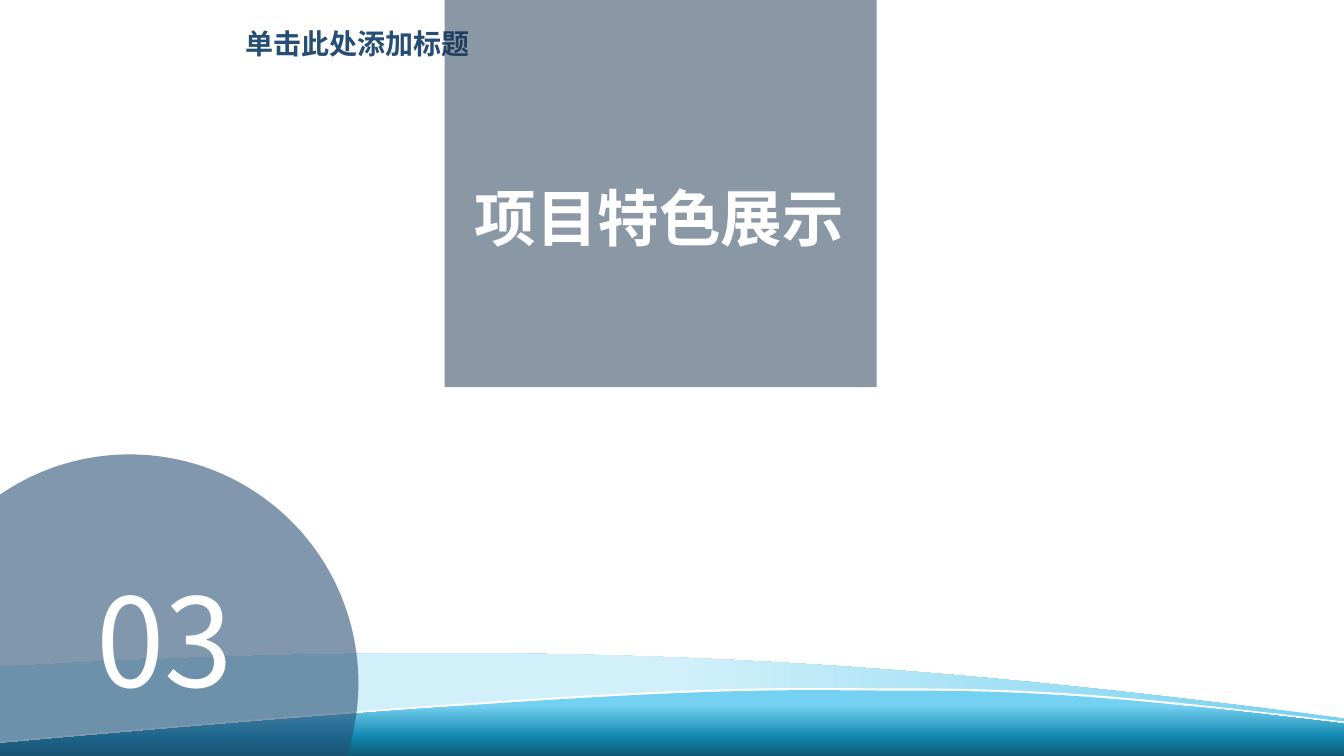
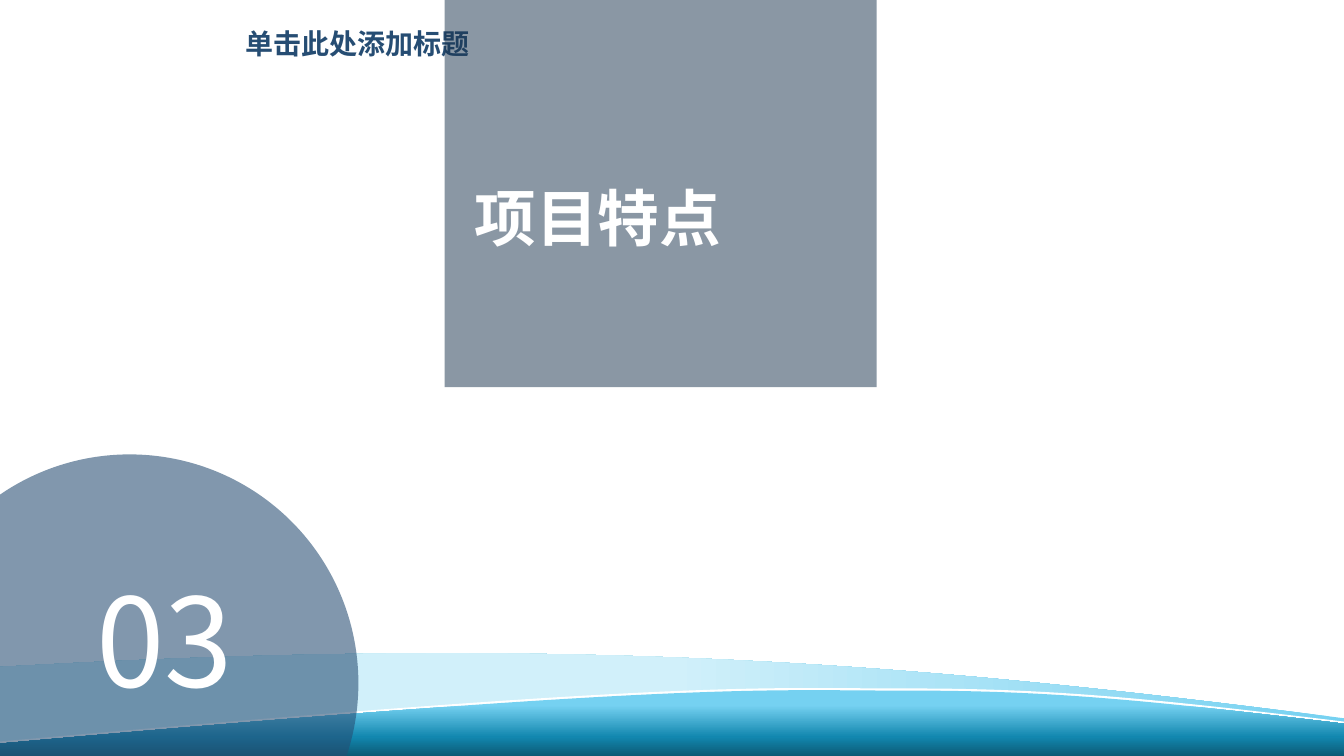
Before and after one commit to GZWgssmart/AutoPlatform, a slide deck: slide 11 of documents/创意科技-项目答辩.pptx. Drawn at 1344x756 pixels with LibreOffice and Linux fonts; fonts in the diff are those of the drawing; background and template pictures are left out. Boxes give left, top, right and bottom in pixels: in the first picture for what was removed or moved away, otherwise in the second. Text is boxed around its words. In the diff, an @@ line names an element or a change of style, - is before the commit and + after.

```diff
--- a/documents/创意科技-项目答辩.pptx
+++ b/documents/创意科技-项目答辩.pptx
@@ text at box(475, 188, 721, 247): text changed @@
-项目特色展示
+项目特点
```
Also in this commit, not shown: 11 other slides changed, 3 slides added, 7 slides removed.
